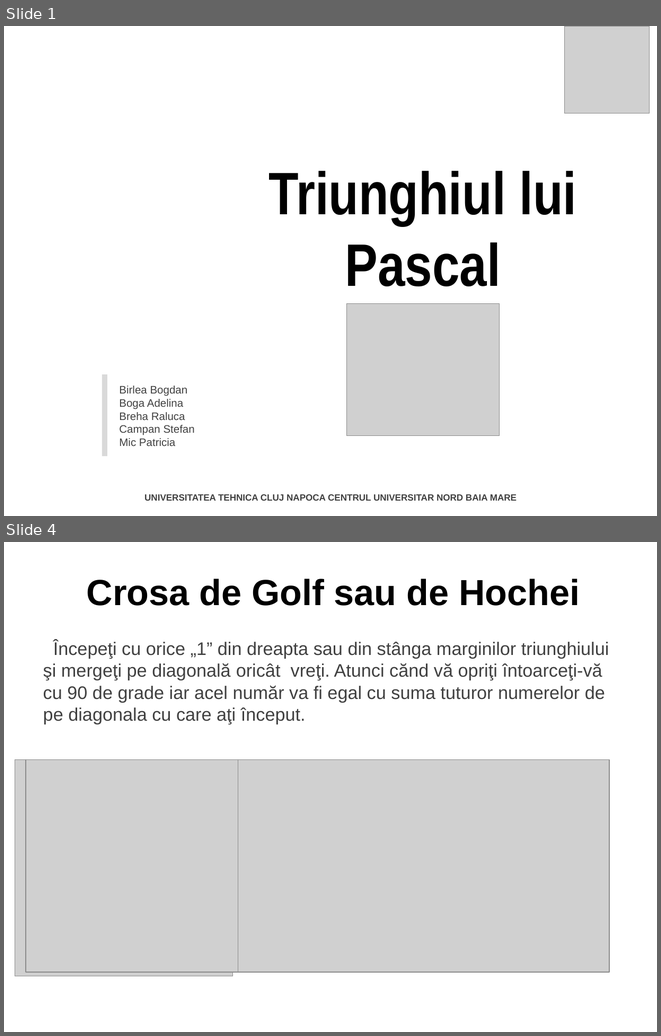
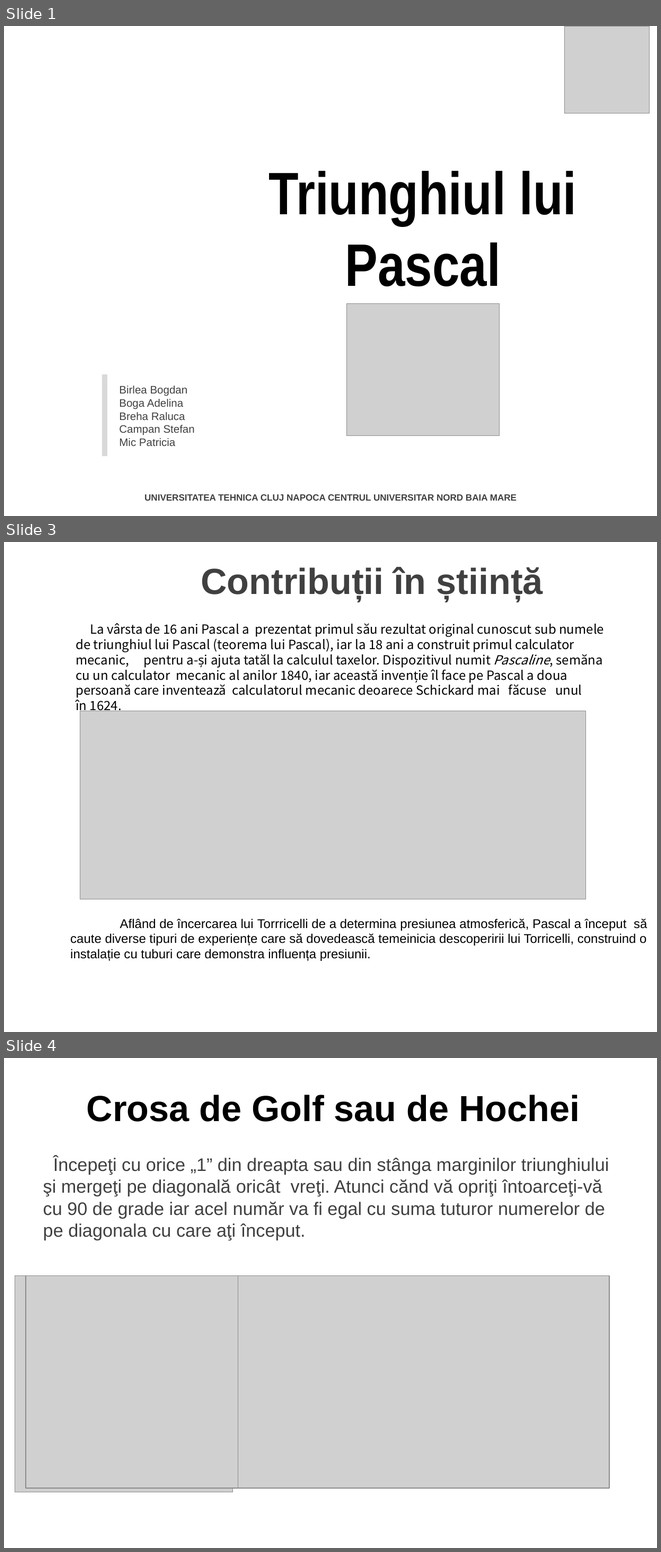
Before and after one commit to micpatricia/Pascal-s-Triangle, a slide deck: PascalTriangle.pptx. Shown one above the other, each under a label of ours: slides 1 and 4 before the commit, slides 1, 3 and 4 after it; the slides between them are not shown. The pictures are 661x1036 and 661x1552 pixels, drawn with LibreOffice and Linux fonts; fonts in the diff are those of the drawing; grey boxes stand for pictures; background and template pictures are left out. Boxes give left, top, right and bottom in pixels: in the first picture for what was removed or moved away, otherwise in the second. Text is boxed around its words. In the diff, an @@ line names an element or a change of style, - is before the commit and + after.

```diff
--- a/PascalTriangle.pptx
+++ b/PascalTriangle.pptx
@@ slide 3 added at (4,542,657,1032), background picture (left out) @@
@@ title added at (201,567,543,600), 40 pt, text #404040, bold @@
+Contribuții în știință
@@ text added at (76,623,604,698), 14 pt, text #000000 @@
+La vârsta de 16 ani Pascal a prezentat primul său rezultat original cunoscut sub numele de triunghiul lui Pascal (teorema lui Pascal), iar la 18 ani a construit primul calculator mecanic, pentru a-și ajuta tatăl la calculul taxelor. Dispozitivul numit Pascaline, semăna cu un calculator mecanic al anilor 1840, iar această invenție îl face pe Pascal a doua persoană care inventează calculatorul mecanic deoarece Schickard mai făcuse unul în 1624.
@@ picture added at (80,711,586,899) @@
@@ text added at (70,918,647,961), 14 pt, text #000000 @@
+Aflând de încercarea lui Torrricelli de a determina presiunea atmosferică, Pascal a început să caute diverse tipuri de experiențe care să dovedească temeinicia descoperirii lui Torricelli, construind o instalație cu tuburi care demonstra influența presiunii.
```
Also in this commit, not shown: 1 slide changed, 1 slide removed.
